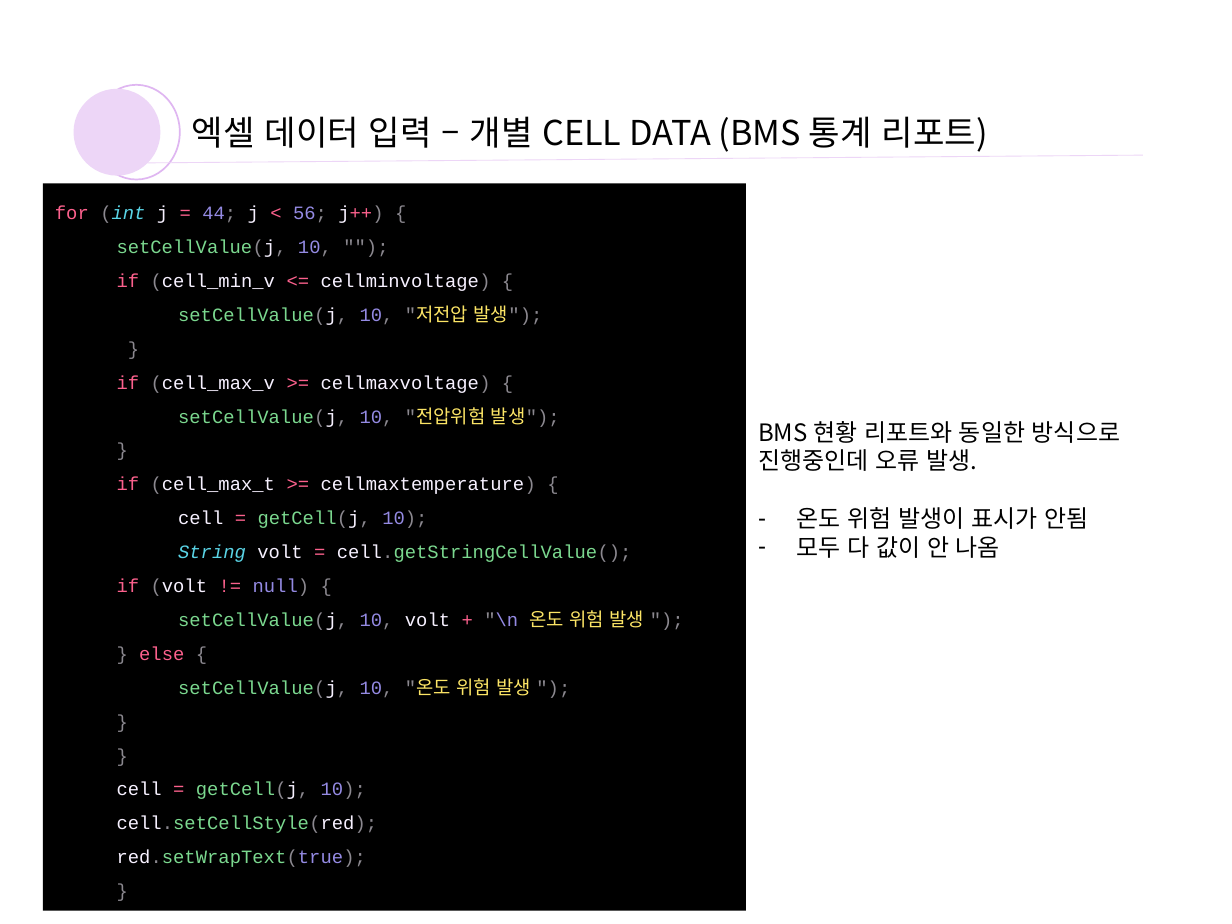
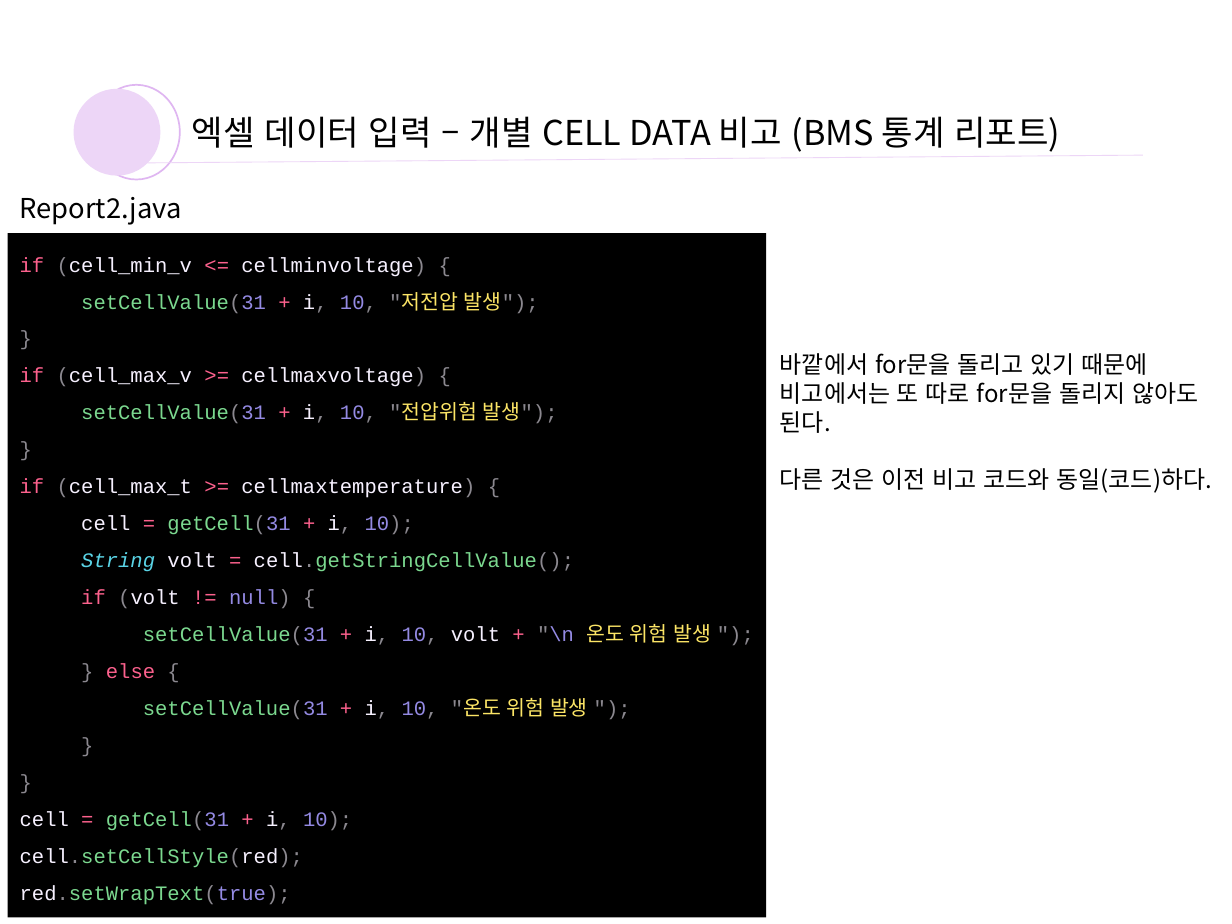
Before and after one commit to yoosooop/INTERN_log, a slide deck: slide 40 of bms 엑셀 파일 생성.pptx (slide 41 before the commit). Drawn at 1232x924 pixels with LibreOffice and Linux fonts; fonts in the diff are those of the drawing. Boxes give left, top, right and bottom in pixels: in the first picture for what was removed or moved away, otherwise in the second. Text is boxed around its words. In the diff, an @@ line names an element or a change of style, - is before the commit and + after.

```diff
--- a/bms 엑셀 파일 생성.pptx
+++ b/bms 엑셀 파일 생성.pptx
@@ text at (192, 116, 1060, 152): text changed @@
-엑셀 데이터 입력 – 개별 CELL DATA (BMS 통계 리포트)
+엑셀 데이터 입력 – 개별 CELL DATA 비고 (BMS 통계 리포트)
@@ text added at (20, 197, 182, 225), 16 pt, text #000000 @@
+Report2.java
@@ text in rectangle at (55, 206, 383, 257): paragraphs removed @@
-for (int j = 44; j < 56; j++) {
-setCellValue(j, 10, "");
@@ text in rectangle at (7, 233, 766, 917): paragraph removed @@
-  }
@@ rectangle "if (cell_min_v <= cellminvoltage) {": place and size @@
-rectangle "if (cell_min_v <= cellminvoltage) {" at (43, 184, 747, 910)
+rectangle "if (cell_min_v <= cellminvoltage) {" at (7, 233, 766, 917)
@@ text in rectangle at (20, 257, 574, 905): size 11 to 12 pt in "if (cell_min_v <= cellminvoltage) {", "}", "if (cell_max_v >= cellmaxvoltage) {", "}" and 7 more places; list level 2 to 1 in "if (cell_min_v <= cellminvoltage) {"; list level 2 to 1 in "}"; list level 2 to 1 in "if (cell_max_v >= cellmaxvoltage) {"; list level 2 to 1 in "if (cell_max_t >= cellmaxtemperature) {"; list level 3 to 2 in "String volt = cell.getStringCellValue();"; list level 2 to 1 in "if (volt != null) {"; list level 2 to 1 in "} else {"; list level 2 to 1 in "cell.setCellStyle(red);"; list level 2 to 1 in "red.setWrapText(true);" @@
@@ text in rectangle at (81, 292, 539, 313): text changed; size 11 to 12 pt @@
-  setCellValue(j, 10, "저전압 발생");
+setCellValue(31 + i, 10, "저전압 발생");
@@ text added at (780, 353, 1212, 493), 14 pt, text #000000 @@
+바깥에서 for문을 돌리고 있기 때문에
+비고에서는 또 따로 for문을 돌리지 않아도 된다.
+다른 것은 이전 비고 코드와 동일(코드)하다.
@@ text in rectangle at (81, 402, 558, 423): text changed; size 11 to 12 pt @@
-  setCellValue(j, 10, "전압위험 발생");
+setCellValue(31 + i, 10, "전압위험 발생");
@@ text removed at (758, 421, 1120, 558) @@
-BMS 현황 리포트와 동일한 방식으로 진행중인데 오류 발생.
-– 온도 위험 발생이 표시가 안됨
-– 모두 다 값이 안 나옴
@@ text in rectangle at (81, 516, 414, 535): text changed; size 11 to 12 pt @@
-    cell = getCell(j, 10);
+  cell = getCell(31 + i, 10);
@@ text in rectangle at (143, 624, 711, 645): text changed; size 11 to 12 pt @@
-  setCellValue(j, 10, volt + "\n 온도 위험 발생 ");
+setCellValue(31 + i, 10, volt + "\n 온도 위험 발생 ");
@@ text in rectangle at (143, 698, 588, 719): text changed; size 11 to 12 pt @@
-  setCellValue(j, 10, "온도 위험 발생 ");
+setCellValue(31 + i, 10, "온도 위험 발생 ");
@@ text in rectangle at (20, 811, 352, 831): text changed; size 11 to 12 pt @@
-  }
-  cell = getCell(j, 10);
+}
+cell = getCell(31 + i, 10);
```
Also in this commit, not shown: 5 other slides changed, 4 slides added.
